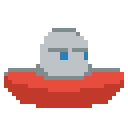
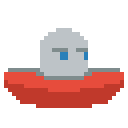
The second w=128, h=128 image is a revision of the first. Changes to its layers:
painted on "Layer 3" over [4, 28, 92, 88]
painted on "Layer 2" over [52, 28, 76, 32]
